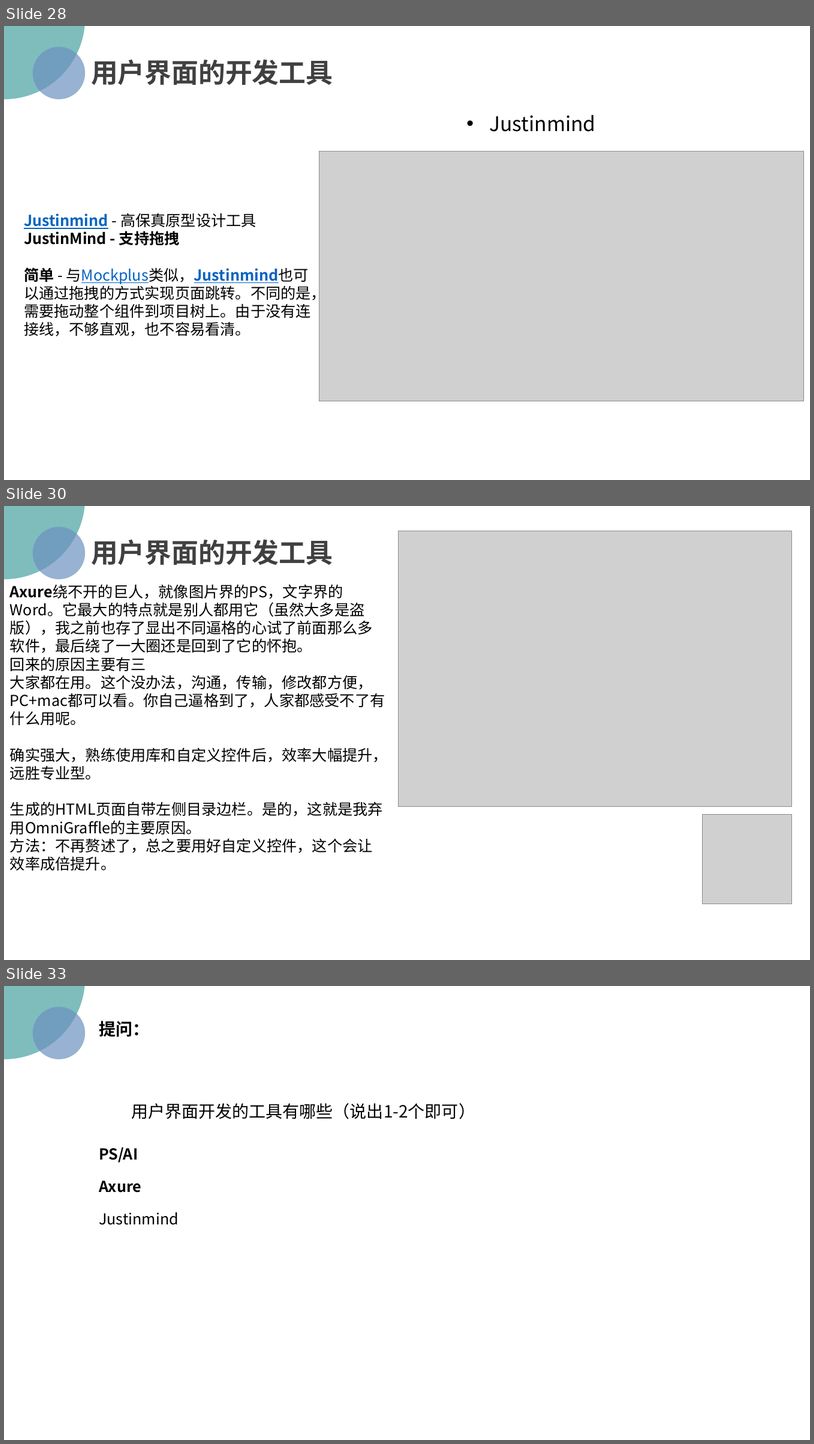
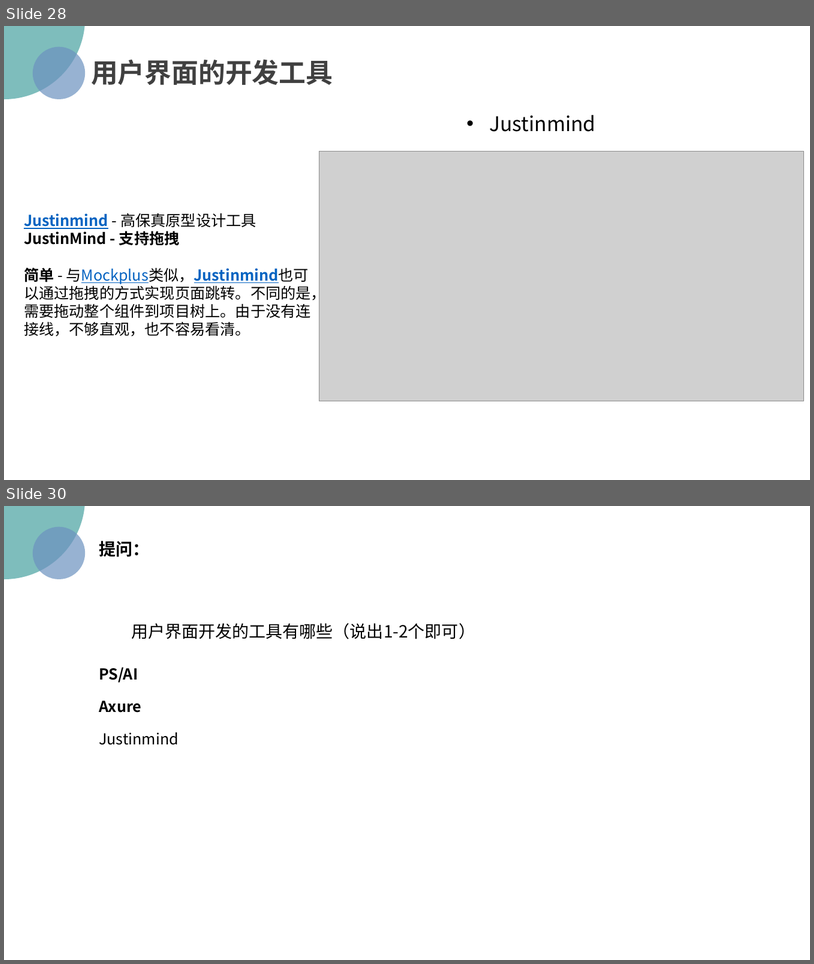
Before and after one commit to PRD2018/PRD2018-G15, a slide deck: 受控文档/02-其他任务/[PRD-15]UML基础二.pptx. Shown one above the other, each under a label of ours: slides 28, 30 and 33 before the commit, slides 28 and 30 after it; the slides between them are not shown. The pictures are 814x1444 and 814x964 pixels, drawn with LibreOffice and Linux fonts; fonts in the diff are those of the drawing; grey boxes stand for pictures; background and template pictures are left out. Boxes give left, top, right and bottom in pixels: in the first picture for what was removed or moved away, otherwise in the second. Text is boxed around its words. In the diff, an @@ line names an element or a change of style, - is before the commit and + after.

```diff
--- a/受控文档/02-其他任务/[PRD-15]UML基础二.pptx
+++ b/受控文档/02-其他任务/[PRD-15]UML基础二.pptx
@@ slide 30 removed at (x1=4, y1=506, x2=810, y2=960), background picture (left out) @@
@@ ellipse removed at (x1=4, y1=506, x2=85, y2=579) @@
@@ ellipse removed at (x1=32, y1=526, x2=85, y2=579) @@
@@ text removed at (x1=91, y1=539, x2=333, y2=565) @@
-用户界面的开发工具
@@ picture removed at (x1=398, y1=531, x2=792, y2=807) @@
@@ text removed at (x1=10, y1=584, x2=388, y2=870) @@
-Axure绕不开的巨人，就像图片界的PS，文字界的Word。它最大的特点就是别人都用它（虽然大多是盗版），我之前也存了显出不同逼格的心试了前面那么多软件，最后绕了一大圈还是回到了它的怀抱。
-回来的原因主要有三
-大家都在用。这个没办法，沟通，传输，修改都方便，PC+mac都可以看。你自己逼格到了，人家都感受不了有什么用呢。
-确实强大，熟练使用库和自定义控件后，效率大幅提升，远胜专业型。
-生成的HTML页面自带左侧目录边栏。是的，这就是我弃用OmniGraffle的主要原因。
-方法：不再赘述了，总之要用好自定义控件，这个会让效率成倍提升。
@@ picture removed at (x1=703, y1=814, x2=792, y2=904) @@
@@ what was slide 33 is now slide 30 @@
```
Also in this commit, not shown: 5 slides changed, 2 other slides removed.
